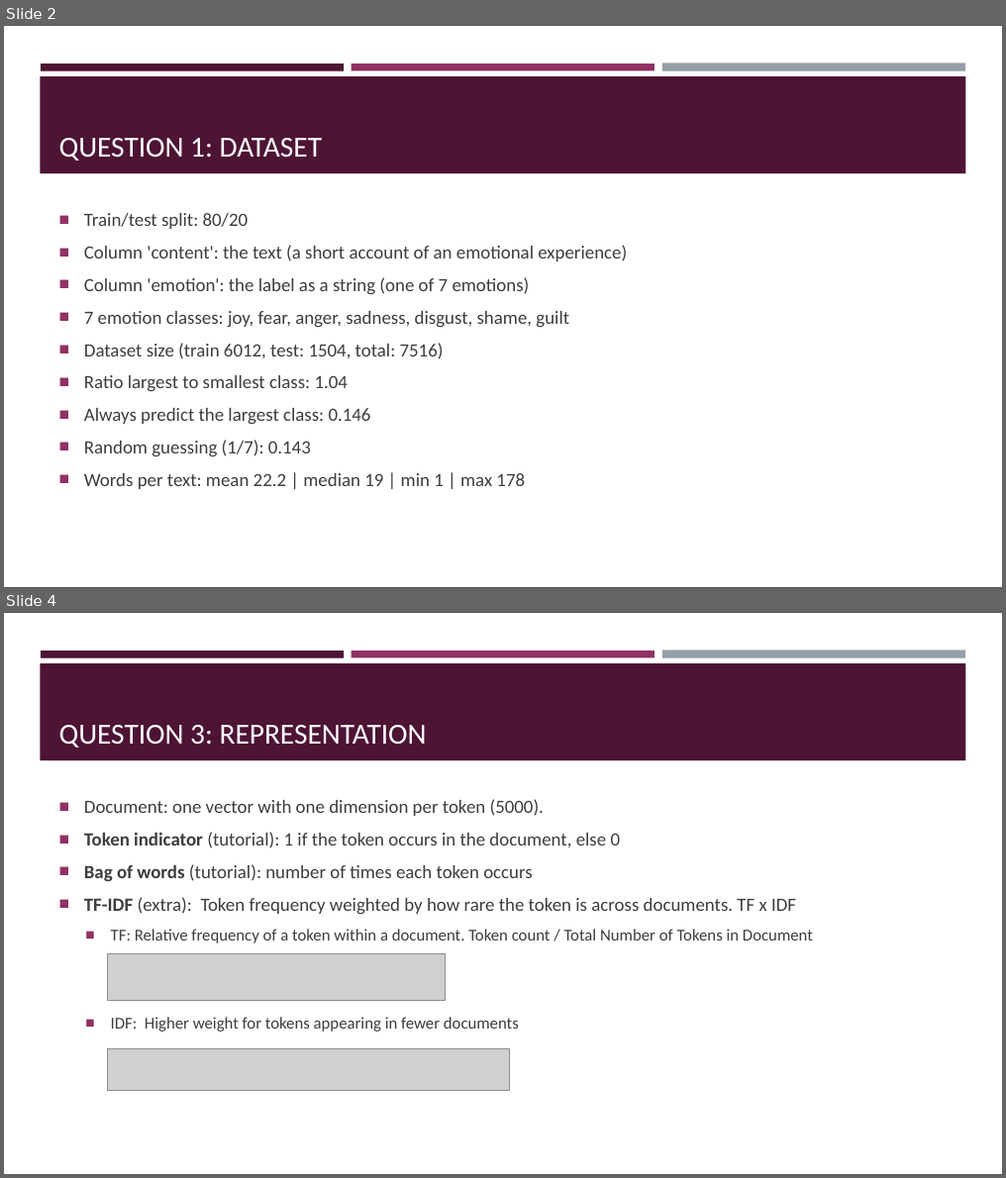
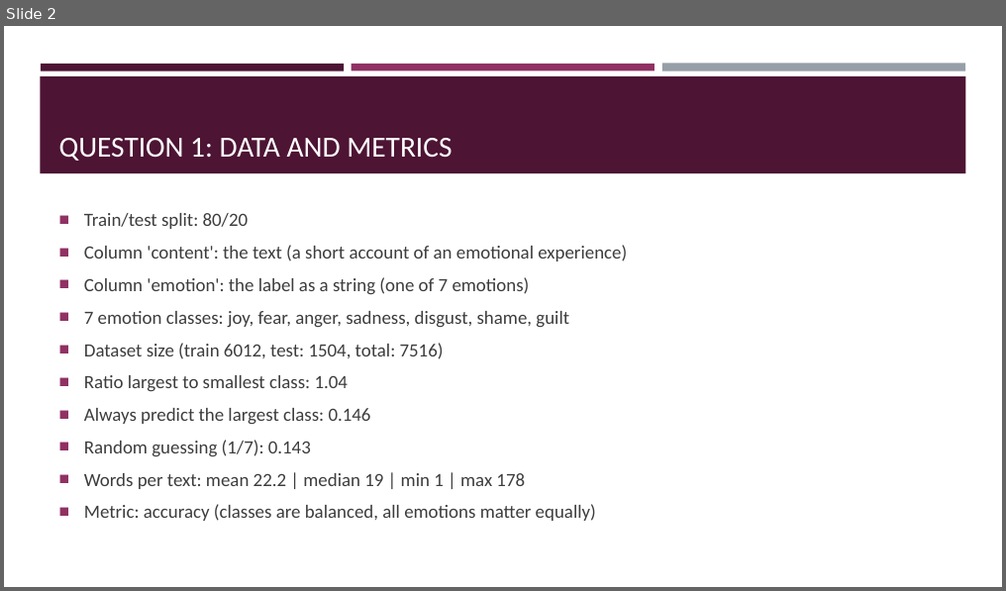
Before and after one commit to PepBaggen/nlp1-project, a slide deck: project1/NLP1_Project1_slides.pptx. Shown one above the other, each under a label of ours: slides 2 and 4 before the commit, slide 2 after it; the slides between them are not shown. The pictures are 1006x1178 and 1006x591 pixels, drawn with LibreOffice and Linux fonts; fonts in the diff are those of the drawing; grey boxes stand for pictures. Boxes give left, top, right and bottom in pixels: in the first picture for what was removed or moved away, otherwise in the second. Text is boxed around its words. In the diff, an @@ line names an element or a change of style, - is before the commit and + after.

```diff
--- a/project1/NLP1_Project1_slides.pptx
+++ b/project1/NLP1_Project1_slides.pptx
@@ slide 4 removed at [4, 613, 1002, 1174], background #FFFFFF; not listed: 4 template elements that a slide beside it also shows @@
@@ title removed at [59, 725, 427, 748] @@
-QUESTION 3: REPRESENTATION
@@ text removed at [84, 799, 813, 1032] @@
-■ Document: one vector with one dimension per token (5000).
-■ Token indicator (tutorial): 1 if the token occurs in the document, else 0
-■ Bag of words (tutorial): number of times each token occurs
-■ TF-IDF (extra): Token frequency weighted by how rare the token is across documents. TF x IDF
-  ■ TF: Relative frequency of a token within a document. Token count / Total Number of Tokens in Document
-  ■ IDF: Higher weight for tokens appearing in fewer documents
@@ picture removed at [107, 955, 445, 1001] @@
@@ picture removed at [107, 1049, 509, 1090] @@
@@ slide 2 changed as well @@
@@ title at [59, 138, 451, 161]: text changed @@
-QUESTION 1: DATASET
+QUESTION 1: DATA AND METRICS
@@ text at [84, 504, 596, 521]: paragraph added @@
+■ Metric: accuracy (classes are balanced, all emotions matter equally)
```
Also in this commit, not shown: 5 other slides changed, 2 other files.
